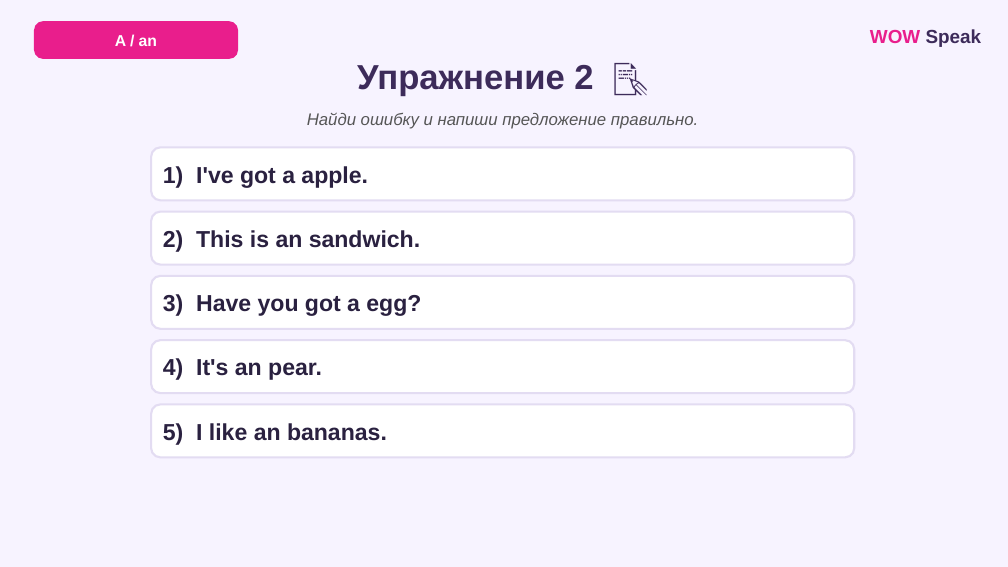
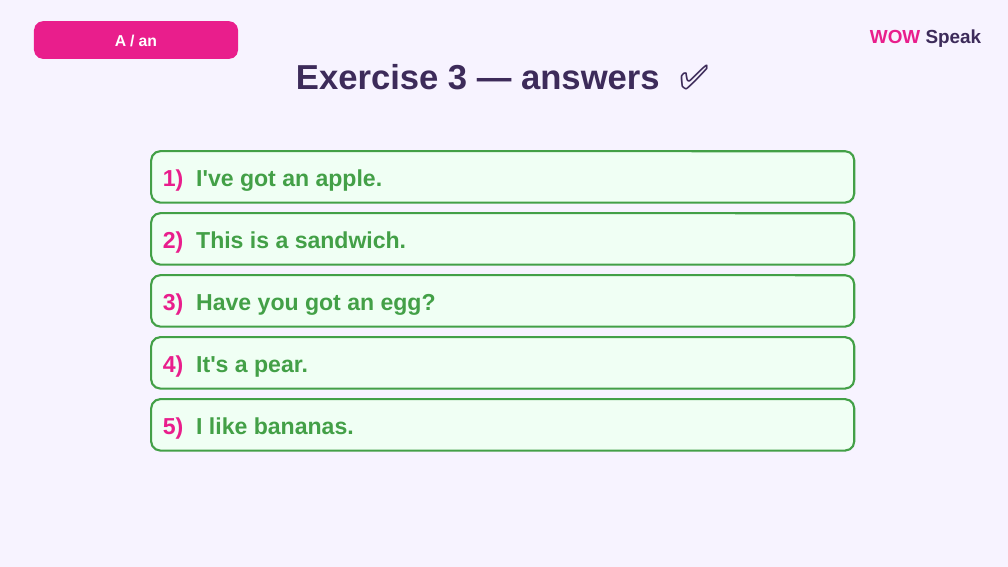
Before and after one commit to wowspeakschool-lang/classroom, a slide deck: slide 9 of vebinary/03.12_A-an/7-9/WOW_Speak_A_An_Food_7-9_SELFSTUDY.pptx (slide 5 before the commit). Drawn at 1008x567 pixels with LibreOffice and Linux fonts; fonts in the diff are those of the drawing. Boxes give left, top, right and bottom in pixels: in the first picture for what was removed or moved away, otherwise in the second. Text is boxed around its words. In the diff, an @@ line names an element or a change of style, - is before the commit and + after.

```diff
--- a/vebinary/03.12_A-an/7-9/WOW_Speak_A_An_Food_7-9_SELFSTUDY.pptx
+++ b/vebinary/03.12_A-an/7-9/WOW_Speak_A_An_Food_7-9_SELFSTUDY.pptx
@@ text at bbox=[296, 64, 660, 90]: text changed @@
-Упражнение 2 📝
+Exercise 3 — answers ✅
@@ text removed at bbox=[307, 113, 698, 129] @@
-Найди ошибку и напиши предложение правильно.
@@ rounded rectangle "1) I've got an apple.": place and size @@
-rounded rectangle "1) I've got an apple." at bbox=[151, 147, 854, 200]
+rounded rectangle "1) I've got an apple." at bbox=[151, 151, 854, 203]
@@ text in rounded rectangle at bbox=[163, 169, 383, 191]: text changed; text colour #2A2140 to #43A047 @@
-1) I've got a apple.
+1) I've got an apple.
@@ text in rounded rectangle at bbox=[163, 231, 406, 253]: text changed; text colour #2A2140 to #43A047 @@
-2) This is an sandwich.
+2) This is a sandwich.
@@ text in rounded rectangle at bbox=[163, 293, 436, 315]: text changed; text colour #2A2140 to #43A047 @@
-3) Have you got a egg?
+3) Have you got an egg?
@@ rounded rectangle "4) It's a pear.": place and size @@
-rounded rectangle "4) It's a pear." at bbox=[151, 340, 854, 393]
+rounded rectangle "4) It's a pear." at bbox=[151, 337, 854, 389]
@@ fill #FFFFFF to #F0FFF4; outline #E3DCF2 2 pt to #43A047 2 pt; proportions changed in 5 elements at bbox=[151, 399, 854, 451], bbox=[151, 275, 854, 327], bbox=[151, 151, 854, 203], bbox=[151, 213, 854, 265], bbox=[151, 337, 854, 389] @@
@@ text in rounded rectangle at bbox=[163, 355, 308, 377]: text changed; text colour #2A2140 to #43A047 @@
-4) It's an pear.
+4) It's a pear.
@@ rounded rectangle "5) I like bananas.": place and size @@
-rounded rectangle "5) I like bananas." at bbox=[151, 405, 854, 457]
+rounded rectangle "5) I like bananas." at bbox=[151, 399, 854, 451]
@@ text in rounded rectangle at bbox=[163, 417, 354, 439]: text changed; text colour #2A2140 to #43A047 @@
-5) I like an bananas.
+5) I like bananas.
```
Also in this commit, not shown: 5 other slides changed, 4 slides added, 1 slide removed, 9 other files.
